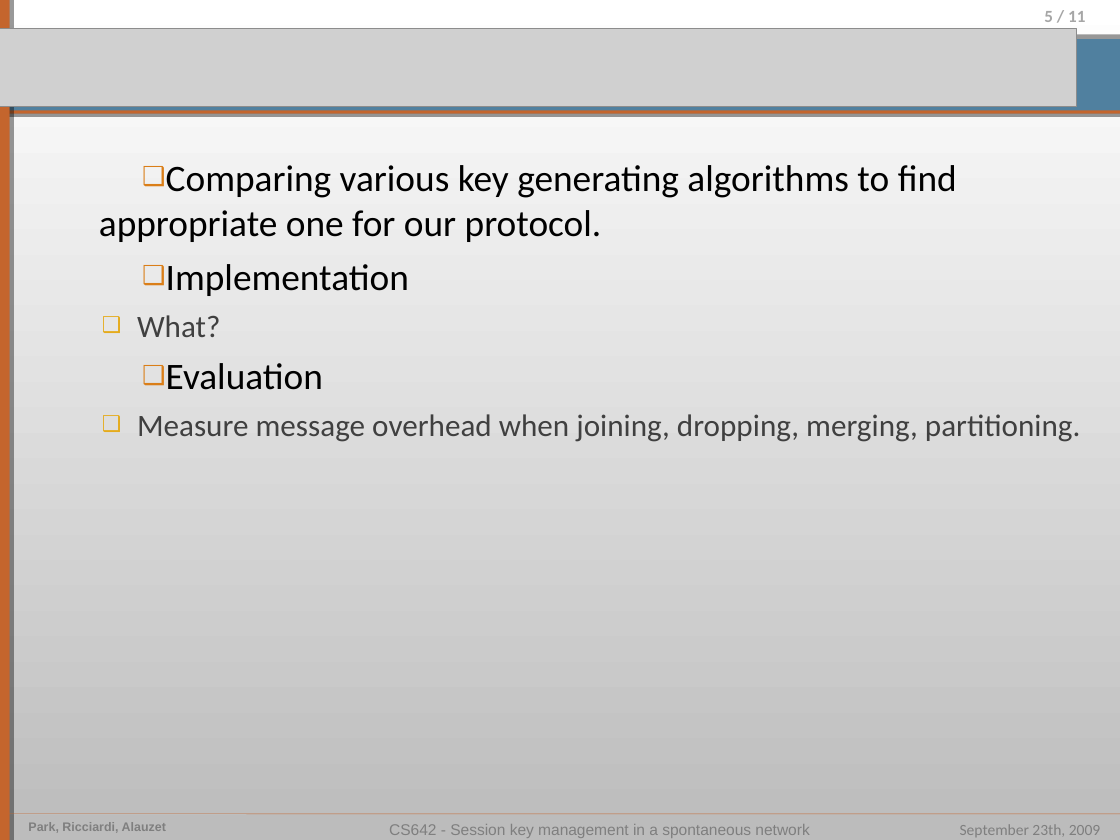
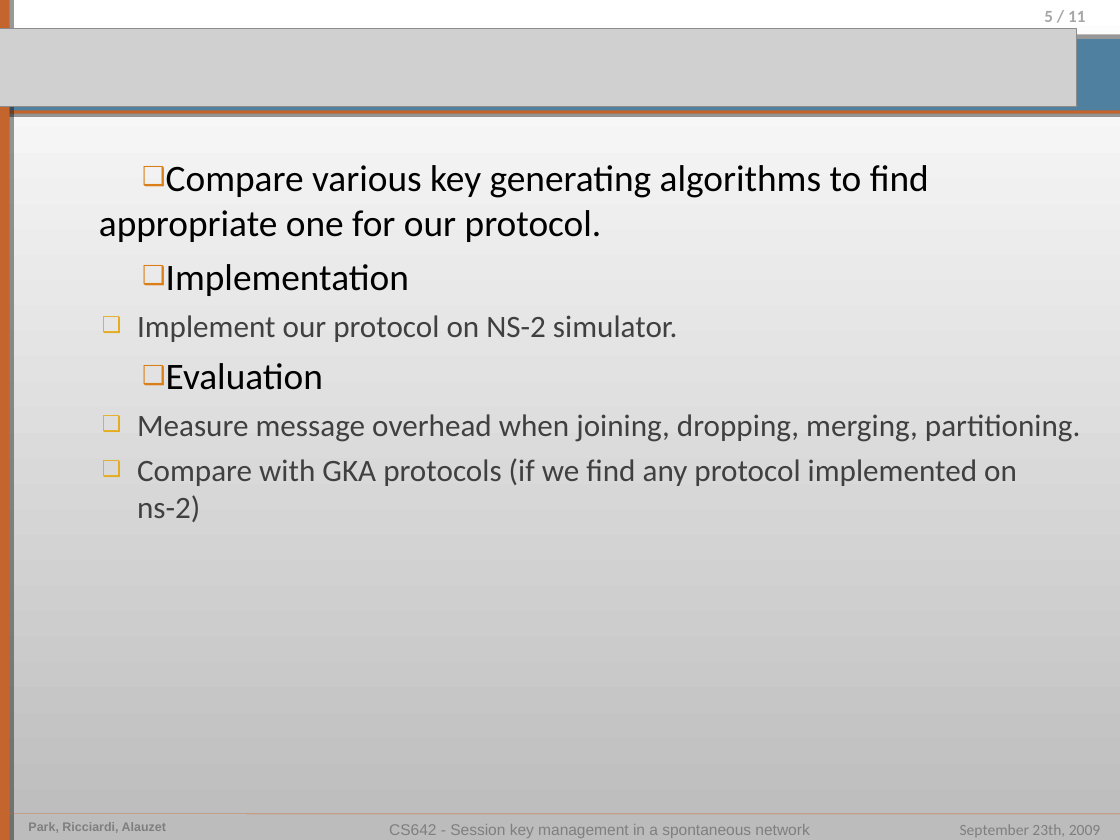
Before and after one commit to pierrealauzet/skemasnet, a slide deck: slide 5 of 2_design/CS462_Skemasnet_design_v2.ppt. Drawn at 1120x840 pixels with LibreOffice and Linux fonts; fonts in the diff are those of the drawing; grey boxes stand for pictures. Boxes give left, top, right and bottom in pixels: in the first picture for what was removed or moved away, otherwise in the second. Text is boxed around its words. In the diff, an @@ line names an element or a change of style, - is before the commit and + after.

Commit message:
I have done "Next Plan"

```diff
--- a/2_design/CS462_Skemasnet_design_v2.ppt
+++ b/2_design/CS462_Skemasnet_design_v2.ppt
@@ text at (99,165,929,242): text changed @@
-❑ Comparing various key generating algorithms to find appropriate one for our protocol.
+❑ Compare various key generating algorithms to find appropriate one for our protocol.
@@ text at (137,315,678,342): text changed @@
-  ❑ What?
+  ❑ Implement our protocol on NS-2 simulator.
@@ text at (137,458,1017,522): paragraph added @@
+  ❑ Compare with GKA protocols (if we find any protocol implemented on ns-2)
```
